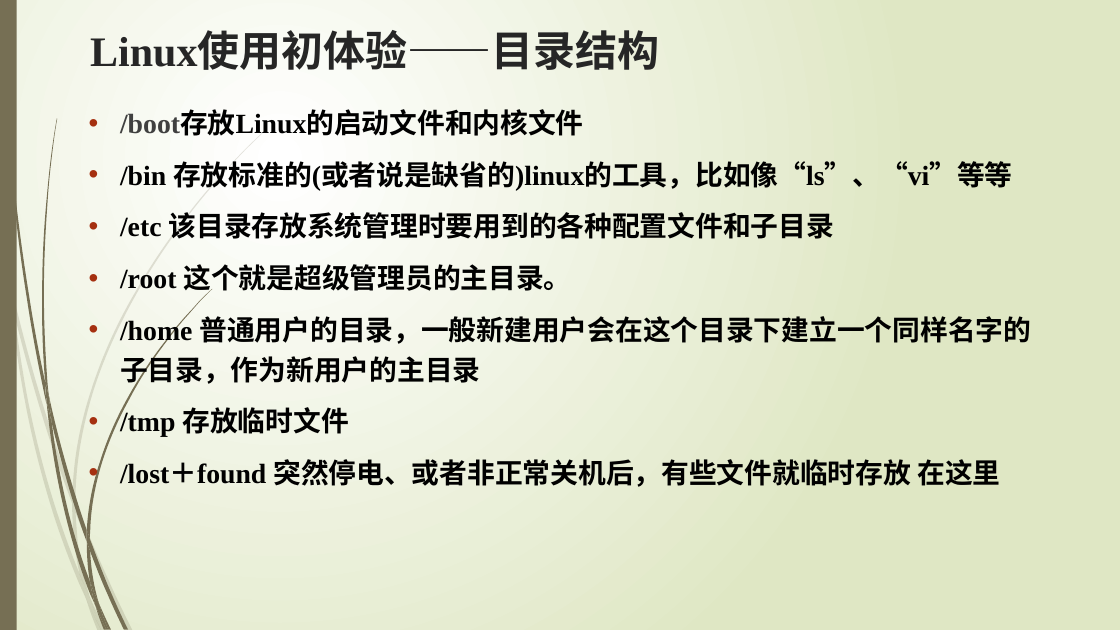
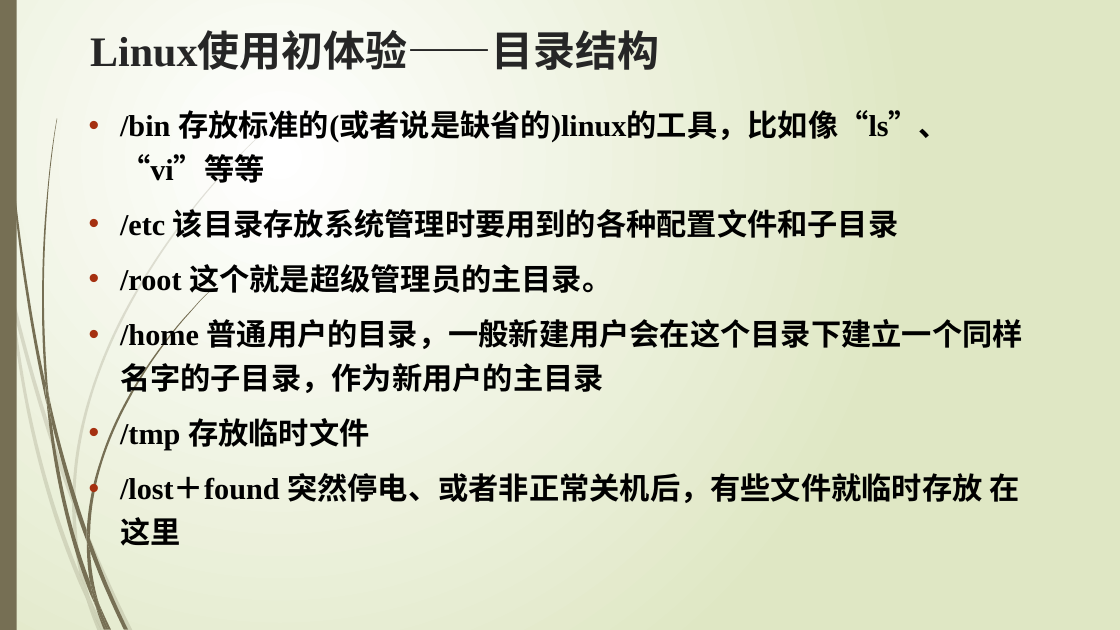
Before and after one commit to edu2act/course-testing-technique, a slide deck: slide 26 of PPT/1 Base of Linux.pptx (slide 27 before the commit). Drawn at 1120x630 pixels with LibreOffice and Linux fonts; fonts in the diff are those of the drawing. Boxes give left, top, right and bottom in pixels: in the first picture for what was removed or moved away, otherwise in the second. Text is boxed around its words. In the diff, an @@ line names an element or a change of style, - is before the commit and + after.

```diff
--- a/PPT/1 Base of Linux.pptx
+++ b/PPT/1 Base of Linux.pptx
@@ text "/bin 存放标准的(或者说是缺省的)linux的工具，比如像“ls”、“vi”等等" at (120,106,1023,546): size 23.8 to 25.9 pt @@
@@ text at (120,112,584,136): paragraph removed @@
-• /boot存放Linux的启动文件和内核文件
```
Also in this commit, not shown: 4 other slides changed, 1 slide removed, 4 other files.
